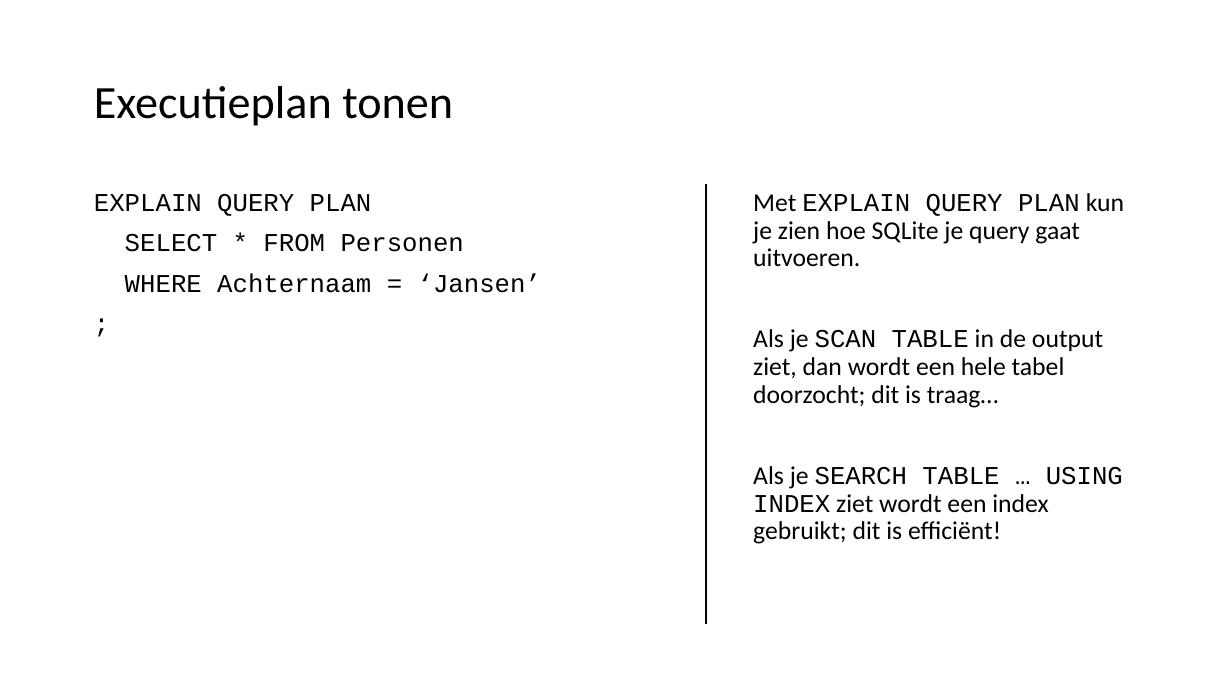
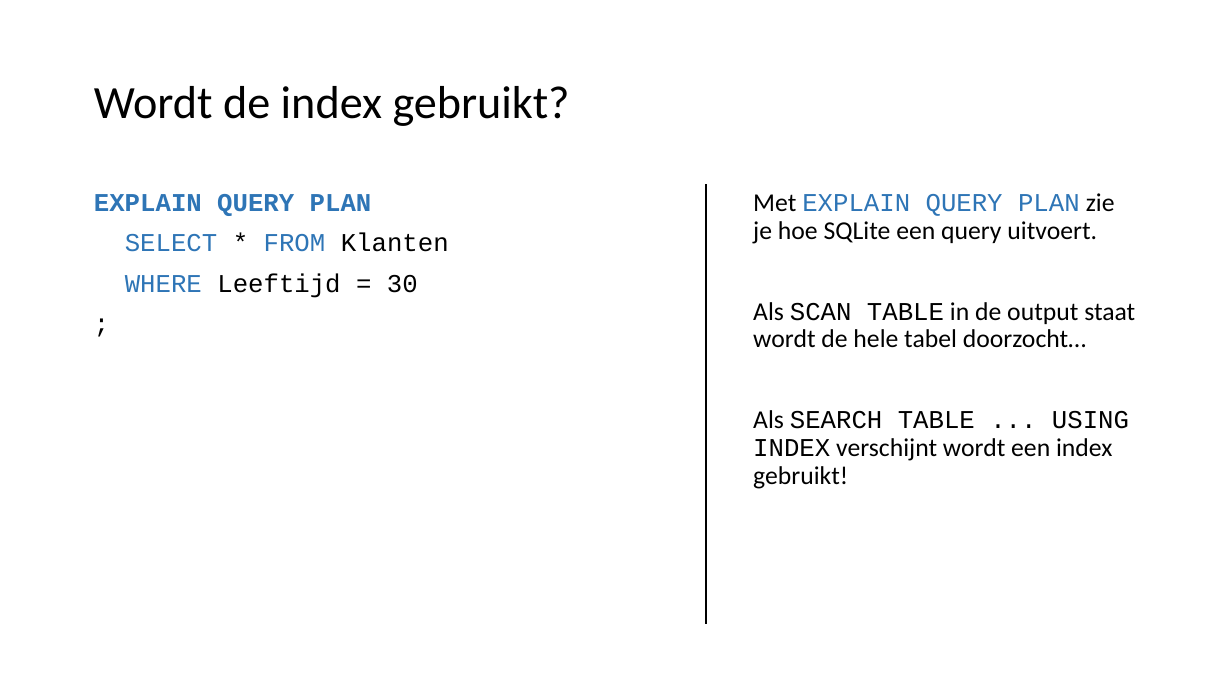
Before and after one commit to LFKoning/knowledge-sharing, a slide deck: slide 45 of sql_course/2_database_design/2_database_design.pptx (slide 37 before the commit). Drawn at 1232x693 pixels with LibreOffice and Linux fonts; fonts in the diff are those of the drawing. Boxes give left, top, right and bottom in pixels: in the first picture for what was removed or moved away, otherwise in the second. Text is boxed around its words. In the diff, an @@ line names an element or a change of style, - is before the commit and + after.

```diff
--- a/sql_course/2_database_design/2_database_design.pptx
+++ b/sql_course/2_database_design/2_database_design.pptx
@@ title at box(94, 86, 570, 126): text changed @@
-Executieplan tonen
+Wordt de index gebruikt?
@@ text at box(94, 194, 372, 216): text colour #000000 to #2E75B6, bold on in "EXPLAIN QUERY PLAN" @@
@@ text at box(753, 193, 1135, 489): text changed @@
-Met EXPLAIN QUERY PLAN kun je zien hoe SQLite je query gaat uitvoeren.
-Als je SCAN TABLE in de output ziet, dan wordt een hele tabel doorzocht; dit is traag…
-Als je SEARCH TABLE … USING INDEX ziet wordt een index gebruikt; dit is efficiënt!
+Met EXPLAIN QUERY PLAN zie je hoe SQLite een query uitvoert.
+Als SCAN TABLE in de output staat wordt de hele tabel doorzocht…
+Als SEARCH TABLE ... USING INDEX verschijnt wordt een index gebruikt!
@@ text at box(125, 232, 449, 298): text changed @@
-SELECT * FROM Personen
-WHERE Achternaam = ‘Jansen’
+SELECT * FROM Klanten
+WHERE Leeftijd = 30
```
Also in this commit, not shown: 17 other slides changed, 14 slides added, 2 slides removed.
